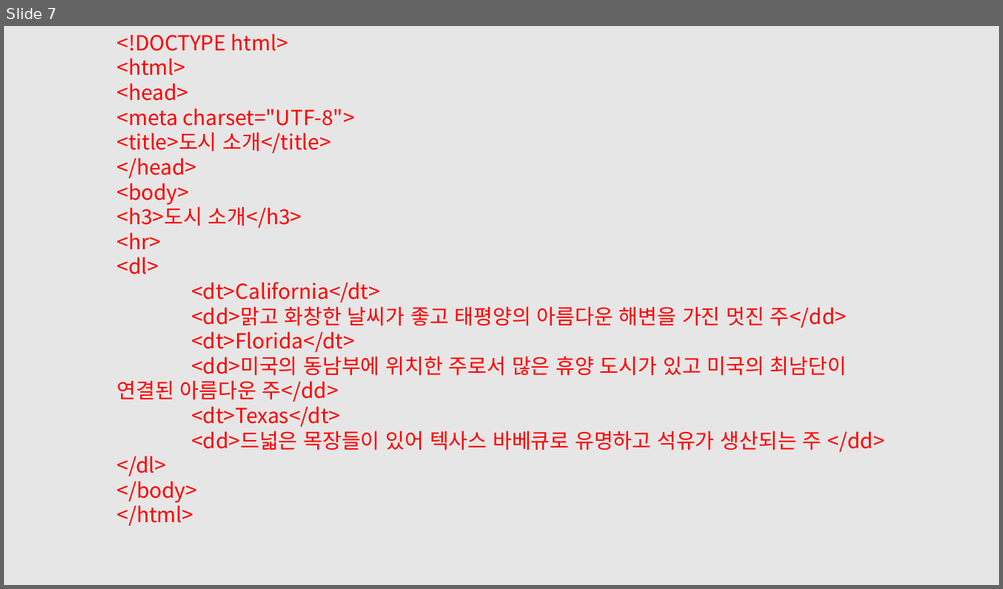
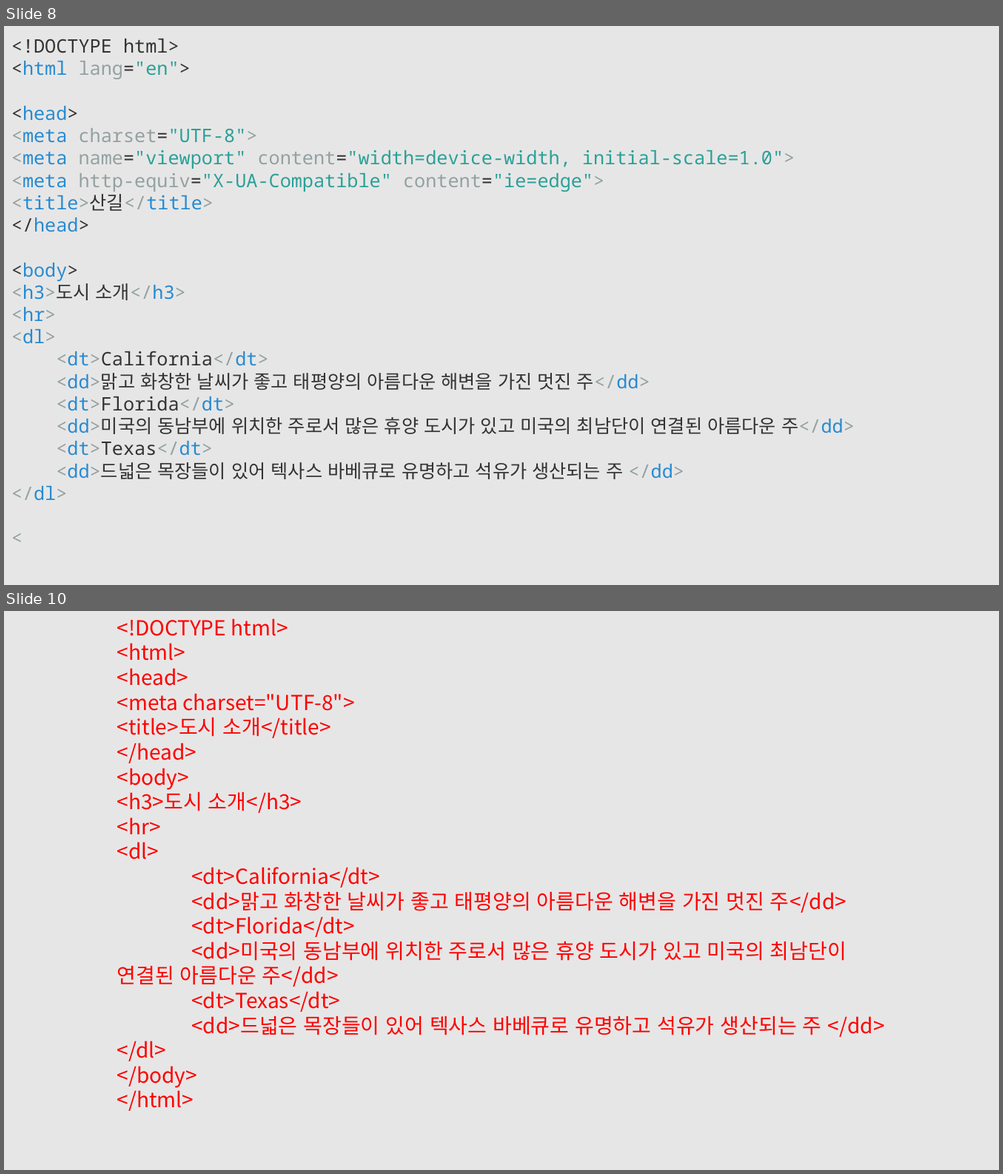
Before and after one commit to mgh3326/big_data_web, a slide deck: html/html5보고서/html 5 보고서 (1).pptx. Shown one above the other, each under a label of ours: slide 7 before the commit, slides 8 and 10 after it; the slides between them are not shown. The pictures are 1003x589 and 1003x1174 pixels, drawn with LibreOffice and Linux fonts; fonts in the diff are those of the drawing. Boxes give left, top, right and bottom in pixels: in the first picture for what was removed or moved away, otherwise in the second. Text is boxed around its words. In the diff, an @@ line names an element or a change of style, - is before the commit and + after.

```diff
--- a/html/html5보고서/html 5 보고서 (1).pptx
+++ b/html/html5보고서/html 5 보고서 (1).pptx
@@ slide 8 added at (4,26,999,585), background #E7E6E6 @@
@@ text added at (11,39,854,501), 18 pt, text #333333 @@
+<!DOCTYPE html>
+<html lang="en">
+<head>
+<meta charset="UTF-8">
+<meta name="viewport" content="width=device-width, initial-scale=1.0">
+<meta http-equiv="X-UA-Compatible" content="ie=edge">
+<title>산길</title>
+</head>
+<body>
+<h3>도시 소개</h3>
+<hr>
+<dl>
+<dt>California</dt>
+<dd>맑고 화창한 날씨가 좋고 태평양의 아름다운 해변을 가진 멋진 주</dd>
+<dt>Florida</dt>
+<dd>미국의 동남부에 위치한 주로서 많은 휴양 도시가 있고 미국의 최남단이 연결된 아름다운 주</dd>
+<dt>Texas</dt>
+<dd>드넓은 목장들이 있어 텍사스 바베큐로 유명하고 석유가 생산되는 주 </dd>
+</dl>
+<
@@ what was slide 7 is now slide 10 @@
```
Also in this commit, not shown: 6 other slides added, 2 other files.
